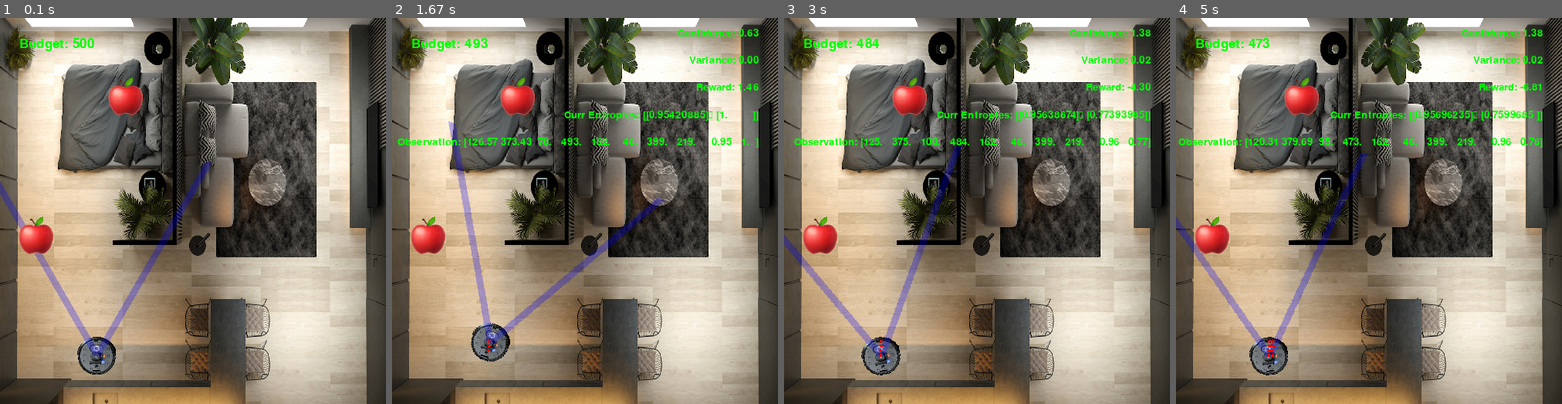
Above: before the commit, frames 1-4 (left to right).
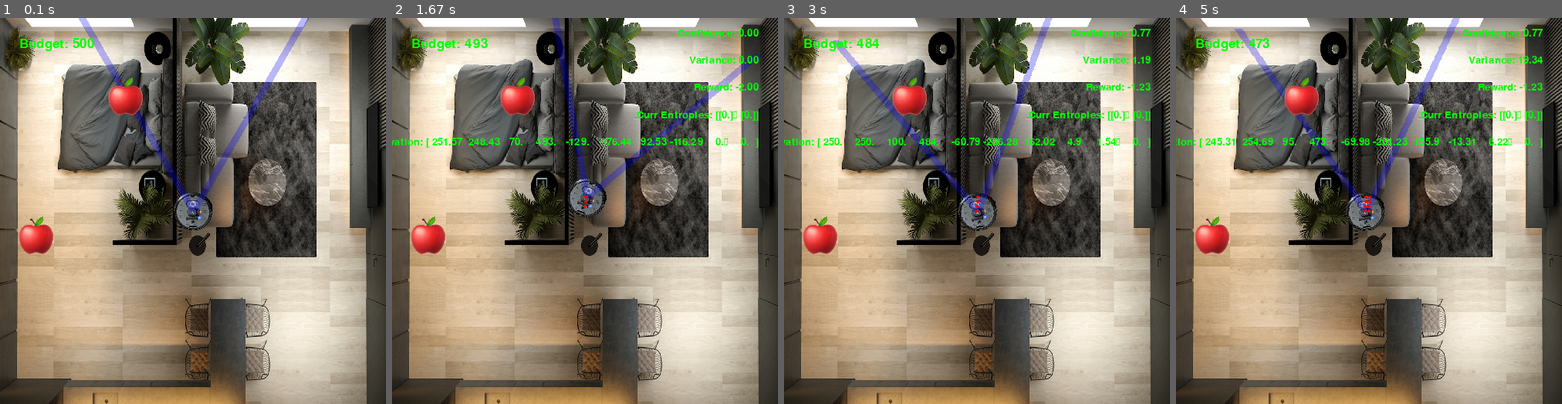
Above: after the commit, the same moments.

Repository: Anwealso/ReLOaD
Game: pygame game, started from reload/simplesim/env_gym.py
Two runs of this game, one before a commit and one after it. Both use one fixed random seed, a clock stepped at 60 frames per second and the inputs below.
Inputs:
- Up to frame 1 (0.1 s): no input
- Up to frame 2 (1.67 s): hold Right 0.33-0.8 s; hold Up 0.83-1.13 s; tap Space at 0.9, 1.23 s; hold Right 1.17-1.63 s
- Up to frame 3 (3 s): hold Left 1.67-2.2 s; tap Space at 1.73, 2.3, 2.75 s; hold Down 2.23-2.65 s; hold Left from 2.68 s (still down)
- Up to frame 4 (5 s): release Left at 3.17 s; hold Up 3.2-3.67 s; tap Space at 3.27, 3.77, 4.43, 4.93 s; hold Right 3.7-4.33 s; hold Down 4.37-4.83 s; hold Left from 4.87 s (still down)

The runs differ from the first frame. In frame 1, 4.6% of the frame differs, in the area x 0-80%, y 0-93%; in frame 2, 6.6%; in frame 3, 6.7%; in frame 4, 6.9%, in the area x 0-95%, y 0-93%.

Commit message:
Switched from entropy back to confidences again

Diff:
--- a/reload/simplesim/env.py
+++ b/reload/simplesim/env.py
@@ -256,31 +256,31 @@
         Spawns robot / player
         """
 
-        x, y = (0, 0)
-        while True:
-            x, y = (
-                random.randrange(
-                    0 + self.player_size // 2, self.window_size - self.player_size // 2
-                ),
-                random.randrange(
-                    0 + self.player_size // 2, self.window_size - self.player_size // 2
-                ),
-            )
-
-            valid = True
-            for wall in self.walls:
-                # If any part of robot is inside wall
-                if (
-                    (x + (self.player_size / 2) > wall.xmin)
-                    and (y + (self.player_size / 2) > wall.ymin)
-                    and (x - (self.player_size / 2) < wall.xmax)
-                    and (y - (self.player_size / 2) < wall.ymax)
-                ):
-                    # Point is inside wall
-                    valid = False
-
-            if valid:
-                break
+        x, y = (self.window_size//2, self.window_size//2)
+        # while True:
+        #     x, y = (
+        #         random.randrange(
+        #             0 + self.player_size // 2, self.window_size - self.player_size // 2
+        #         ),
+        #         random.randrange(
+        #             0 + self.player_size // 2, self.window_size - self.player_size // 2
+        #         ),
+        #     )
+
+        #     valid = True
+        #     for wall in self.walls:
+        #         # If any part of robot is inside wall
+        #         if (
+        #             (x + (self.player_size / 2) > wall.xmin)
+        #             and (y + (self.player_size / 2) > wall.ymin)
+        #             and (x - (self.player_size / 2) < wall.xmax)
+        #             and (y - (self.player_size / 2) < wall.ymax)
+        #         ):
+        #             # Point is inside wall
+        #             valid = False
+
+        #     if valid:
+        #         break
 
         self.robot = Robot(
             player_fov,
--- a/reload/simplesim/env_gym.py
+++ b/reload/simplesim/env_gym.py
@@ -53,10 +53,10 @@
                 ),  # agent (x, y, angle)
                 "targets": spaces.Box(
                     low=-max_dist,
-                    high=max_dist,
+                    high=self.game.starting_budget*self.game.num_targets,
                     shape=(3, num_targets),
                     dtype=np.float32,
-                ),  # target position (world_x, world_y, target_entropy)
+                ),  # target position (rel_x, rel_y, target_sum_conf)
                 "environment": spaces.Box(
                     np.array([0]).astype(np.float32),
                     np.array([self.game.starting_budget]).astype(np.float32),
@@ -68,6 +68,7 @@
         )
 
         self.current_entropies = np.zeros((self.game.num_targets, 1), dtype=np.float32)
+        self.target_rewards = [0, 0]
 
         self.window = None
         self.clock = None
@@ -88,34 +89,22 @@
         for i, target in enumerate(self.game.targets):
             target_x_cart = target.x
             target_y_cart = self.game.window_size - target.y
-            # Add target absolute positions
-            target_info[0][i] = target_x_cart
-            target_info[1][i] = target_y_cart
-
-            # robot_x_cart = self.game.robot.x
-            # robot_y_cart = self.game.window_size - self.game.robot.y
-            # dx = target_x_cart - robot_x_cart
-            # dy = target_y_cart - robot_y_cart
-            # (dx, dy) = self.world_to_body_frame(dx, dy)  # convert to body frame
+
+            # # Add target absolute positions
+            # target_info[0][i] = target_x_cart
+            # target_info[1][i] = target_y_cart
 
             # Add target relative positions
-            # target_info[0][i] = dx
-            # target_info[1][i] = dy
+            robot_x_cart = self.game.robot.x
+            robot_y_cart = self.game.window_size - self.game.robot.y
+            dx = target_x_cart - robot_x_cart
+            dy = target_y_cart - robot_y_cart
+            (dx, dy) = self.world_to_body_frame(dx, dy)  # convert to body frame
+            target_info[0][i] = dx
+            target_info[1][i] = dy
 
             # Add current object confidences
-            # print(target_info[2][i]) = self.game.current_confidences[i]
-            # print(self.game.current_confidences[i])
-            # print(int(self.game.current_confidences[i]))
-            target_info[2][i] = self.current_entropies[i, 0]
-            # Add target seen status
-            # target_info[2][i] = targets_seen_status[i]
-
-        # print({
-        #         "agent": agent_info,
-        #         "targets": target_info,
-        #         "environment": self.game.budget,
-        #     })
-
+            target_info[2][i] = float(np.sum(self.game.confidences[i, :]))
 
         observation = spaces.utils.flatten(
             self.observation_space_unflattened,
@@ -143,18 +132,35 @@
         But to improve trining exploraiton we want:
         !moving && !goal <= moving && !goal < !moving && goal < !moving && goal
         """
+        self.variance = np.var(np.sum(self.game.confidences, axis=1), ddof=1)
         reward = 0
 
         # Apply penalty per step to incentivise to get to goal fast
         reward -= self.step_cost
 
-        # Apply penalty per action so that it doesnt move extraneously once it
+        # Apply penalty per action so that it doesn't move extraneously once it
         # gets to the goal
         if action != 0:
             reward -= self.action_cost
 
         # Apply reward based on observation entropy
-        reward += self.get_entropy_reward(verbose=0)
+        # reward += self.get_entropy_reward(verbose=0)
+        # reward += self.get_goal_reward(verbose=0)
+        reward += np.sum(self.game.current_confidences)
+
+        return reward
+
+    def _get_end_reward(self):
+        """
+        The end reward for the RL agent.
+        """
+        reward = 0
+
+        # Apply reward based on sum confidence variance
+        all_conf_sum = np.sum(self.game.confidences)
+        variance = np.var(np.sum(self.game.confidences, axis=1), ddof=1)
+        if reward > 0:
+            reward = all_conf_sum / variance
 
         return reward
 
@@ -233,7 +239,6 @@
         The total reward will then be a sum of the reward of each object in
         view (objects out of view contribute zero reward).
         """
-        reward_multiplier = 10
 
         entropies = np.zeros_like(self.game.current_confidences)
         entropy_reward = 0
@@ -259,13 +264,13 @@
 
         # Add a multiplier to ensure it is worth it for the robot to  seek more
         # reward even though it entails more movement cost
+        reward_multiplier = 1
         entropy_reward = entropy_reward * reward_multiplier
 
-
         # Apply a penalty factor for the amount of (sample) variance in target entropies
-        variance = float(np.var(self.current_entropies,ddof=1))
+        self.variance = float(np.var(self.current_entropies,ddof=1))
         # A penalty factor that scales from [1, 0.5) for variance from [0, infty)
-        similarity_factor = 1 / (10*variance + 1)
+        similarity_factor = 1 / (10*self.variance + 1)
         entropy_reward = entropy_reward * similarity_factor
 
 
@@ -281,7 +286,7 @@
 
         return entropy_reward
 
-    def get_goal_reward(self):
+    def get_goal_reward(self, verbose=0):
         """
         Gets the reward to give to the agent for each step that it remains in
         the goal area.
@@ -308,7 +313,24 @@
         # print(f"step_goal_reward: {step_goal_reward}")
         # print("")
 
-        return step_goal_reward
+        reward = 0
+        for i, target in enumerate(self.game.targets):
+            if self.get_closeness(self.game.robot, target) > 0.95:
+                reward += step_goal_reward
+                self.target_rewards[i] += step_goal_reward
+
+        # Apply a penalty factor for the amount of (sample) variance in target entropies
+        self.variance = float(np.var(self.target_rewards,ddof=1))
+        # A penalty factor that scales from [1, 0.5) for variance from [0, infty)
+        similarity_factor = 1 / ((self.variance/10) + 1)
+        reward = reward * similarity_factor
+
+        # Add a multiplier to ensure it is worth it for the robot to  seek more
+        # reward even though it entails more movement cost
+        reward_multiplier = 100
+        reward = reward * reward_multiplier
+
+        return reward
 
     def get_closeness(self, robot, target):
         """
@@ -419,13 +441,11 @@
             reward = self._get_reward(action)
             obs = self._get_obs()
 
-            variance = float(np.var(self.current_entropies,ddof=1))
-
             # Show info on scoreboard
             self.game.set_scoreboard(
                 {
                     "Confidence": format(np.sum(self.game.current_confidences), ".2f"),
-                    "Variance": format(variance, ".2f"),
+                    "Variance": format(self.variance, ".2f"),
                     "Reward": format(reward, ".2f"),
                     "Curr Entropies": format(self.current_entropies),
                     "Observation": np.round(obs, 2),
@@ -433,15 +453,13 @@
             )
 
             if self.game.gameover:
-                # End of episode case
+                # Reward only given at the end of the episode
                 truncated = True
-                # step_reward = -100
-
-            # Dont truncate the episode any more
-            # elif reward > 0:
-            #     terminated = True
-
-        # return spaces.utils.flatten(self.observation_space, self._get_obs()), reward, terminated, truncated, info
+                reward = self._get_reward(action)
+            else:
+                # No continuous rewards recieved at each timestep
+                reward = self._get_reward(action) + self._get_end_reward()
+
         return obs, reward, terminated, truncated, info
 
     def reset(self, seed=None, options=None):
Not shown, changed: reload/simplesim/train_agent_simplesim.ipynb
